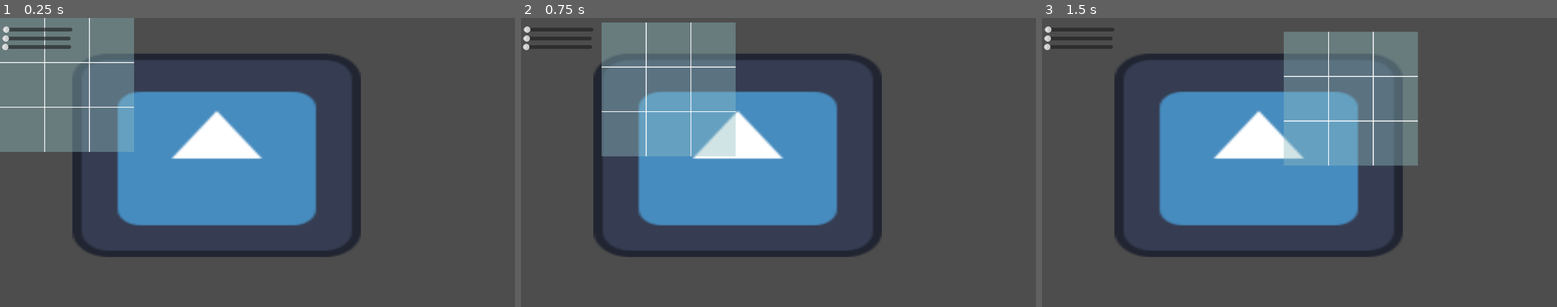
Above: before the commit, frames 1-3 (left to right).
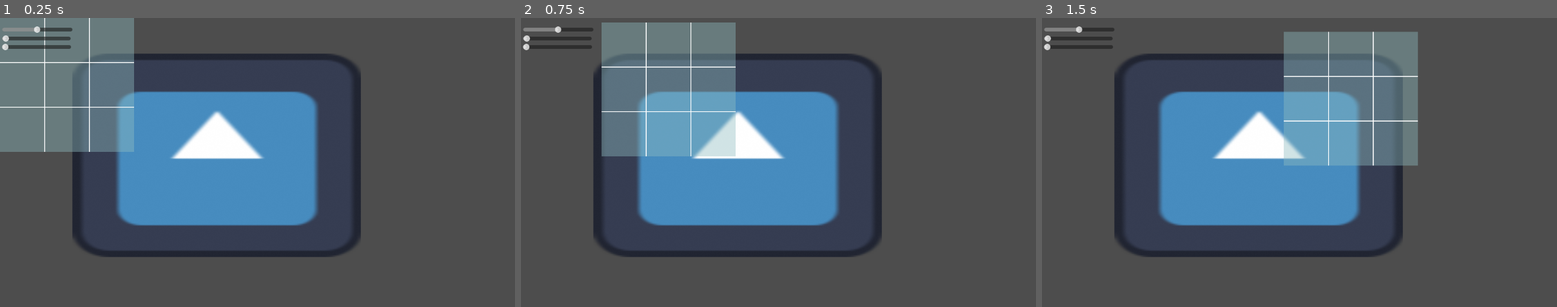
Above: after the commit, the same moments.

Repository: Cocotrilito/Zhaba-Shot
Game: Godot game, scene res://scenes/camera_mode/CameraMode.tscn
Same seed, same stepped clock (60 frames per second), same inputs: the game is played once before the commit and once after it. This scene is started directly instead of the project's main scene. The engine's default icon, where the game draws it, is replaced by a stand-in: a white triangle on a blue panel in a dark square.
Inputs (mouse positions are in pixels of both pictures, inside the frame that each line leads up to):
- Up to frame 1 (0.25 s): no input
- Up to frame 2 (0.75 s): tap Enter at 0.5 s; drag from (587, 84) to (830, 98) at 0.52 s
- Up to frame 3 (1.5 s): tap Space at 1.25 s; drag from (1196, 176) to (1273, 220) at 1.27 s

The runs differ from the first frame. In frame 1, 0.4% of the frame differs, in the area x 0-62%, y 2-69%; in frame 2, 0.3%; in frame 3, 0.3%.

Commit message:
three mechanics work now!

Diff:
--- a/scenes/camera_mode/CameraMode.gdshader
+++ b/scenes/camera_mode/CameraMode.gdshader
@@ -1,7 +1,12 @@
 shader_type canvas_item;
 
+uniform float noise_amount : hint_range(0.0, 0.1) = 0.0;
 uniform float brightness_value : hint_range(0.0, 2.0) = 1.0;
 uniform float blur_amount : hint_range(0.0, 0.2) = 0.0;
+
+float random(vec2 uv) {
+	return fract(sin(dot(uv, vec2(12.9898, 78.233))) * 43758.5453123);
+}
 
 void fragment() {
 	vec4 color = vec4(0.0);
@@ -12,5 +17,10 @@
 
 	}
 	color = color / float(samples);
-	COLOR = vec4(color.rgb * brightness_value, color.a);
+	color = vec4(color.rgb * brightness_value, color.a);
+
+	float noise = random(UV) * noise_amount;
+	color.rgb += vec3(noise - noise_amount / 2.0);
+
+	COLOR = color;
 }
--- a/scenes/camera_mode/CameraMode.tscn
+++ b/scenes/camera_mode/CameraMode.tscn
@@ -7,6 +7,7 @@
 
 [sub_resource type="ShaderMaterial" id="ShaderMaterial_qejjj"]
 shader = ExtResource("2_q4hjm")
+shader_parameter/noise_amount = 0.0
 shader_parameter/brightness_value = 1.0
 shader_parameter/blur_amount = 0.0
 
@@ -31,7 +32,7 @@
 offset_top = 18.0
 offset_right = 162.0
 offset_bottom = 34.0
-value = 1.0
+value = 50.0
 
 [node name="ShutterSlider" type="HSlider" parent="." unique_id=447111033]
 offset_left = 4.0
--- a/scripts/CameraMode.gd
+++ b/scripts/CameraMode.gd
@@ -9,9 +9,11 @@
 	aperture_slider.value_changed.connect(_on_settings_changed)
 	shutter_slider.value_changed.connect(_on_settings_changed)
 	iso_slider.value_changed.connect(_on_settings_changed)
-
+	_on_settings_changed(0)
 func _on_settings_changed(_value):
 	var brightness = aperture_slider.value / 50.0
 	background.material.set_shader_parameter("brightness_value", brightness)
 	var blur = (100 - shutter_slider.value) / 100.0 * 0.02
 	background.material.set_shader_parameter("blur_amount", blur)
+	var noise = iso_slider.value / 100.0
+	background.material.set_shader_parameter("noise_amount", noise)
